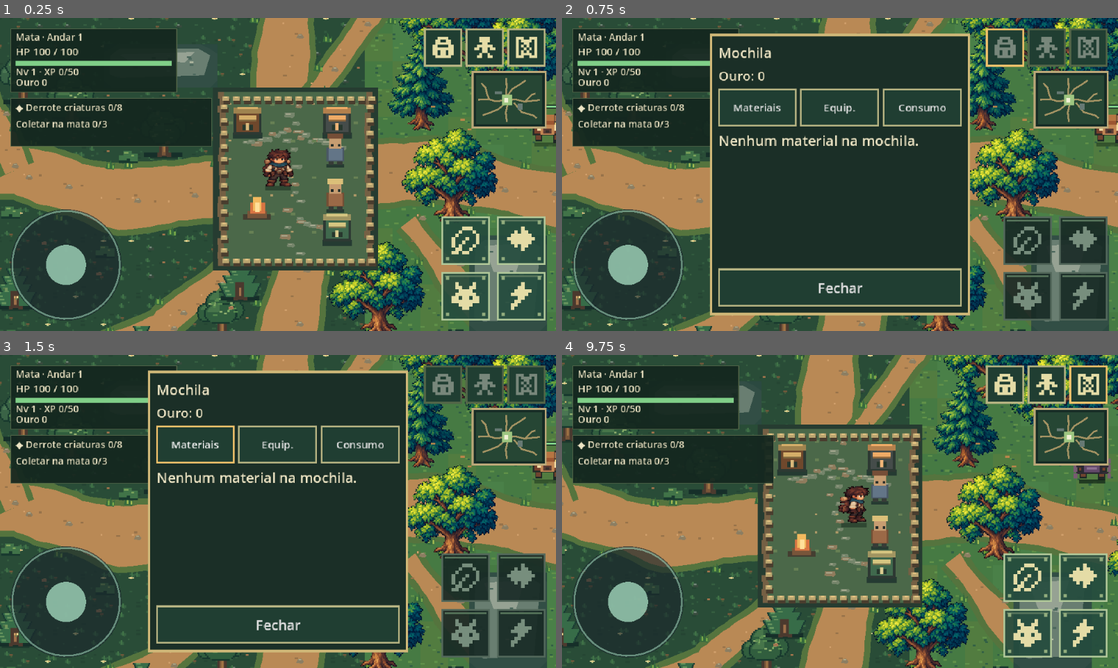
Above: before the commit, frames 1-4 (two rows, left to right).
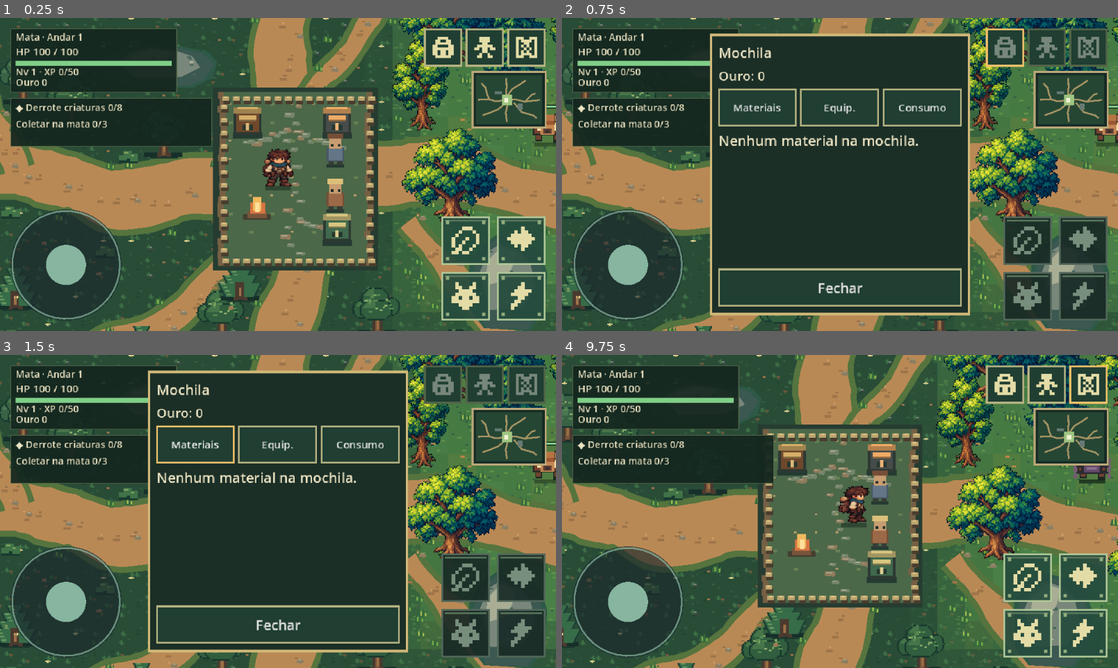
Above: after the commit, the same moments.

Repository: thiagohugo12-dotcom/arveon
Game: Godot game, scene res://scenes/main.tscn
Two runs of this game, one before a commit and one after it. Both use one fixed random seed, a clock stepped at 60 frames per second and the inputs below.
Inputs (mouse positions are in pixels of both pictures, inside the frame that each line leads up to):
- Up to frame 1 (0.25 s): no input
- Up to frame 2 (0.75 s): click (1006, 46) at 0.52 s
- Up to frame 3 (1.5 s): click "Materiais" at 1.25 s
- Up to frame 4 (9.75 s): click "Equip." at 2 s; click "Consumo" at 2.75 s; click "Fechar" at 3.5 s; click (1045, 383) at 4.27 s; click "Personagem" at 5 s; click "Habilidades" at 5.75 s; click "Fechar · C / Esc" at 6.5 s; click (1090, 383) at 7.27 s; tap Enter at 8 s; drag from (628, 602) to (895, 442) at 8.02 s; drag from (1029, 577) to (812, 574) at 8.77 s; tap Space at 9.5 s; move the mouse to (1084, 577) at 9.52 s; hold D (move_right) from 9.53 s (still down); hold E (interact) from 9.53 s (still down); click (1084, 577) at 9.67 s

The runs differ from the first frame. In frame 1, 12% of the frame differs, in the area x 0-100%, y 0-100%; in frame 2, 5.3%; in frame 3, 5.3%; in frame 4, 12%.

Commit message:
Refine forest sample with varied canopy, undergrowth and natural stone

Diff:
--- a/scripts/presentation/floor_view.gd
+++ b/scripts/presentation/floor_view.gd
@@ -6,6 +6,7 @@
 const OAK := preload("res://assets/art/forest_oak_v034.png")
 const SPRUCE := preload("res://assets/art/forest_spruce_v034.png")
 const BERRY := preload("res://assets/art/forest_shrub_v034.png")
+const LINDEN := preload("res://assets/art/forest_linden_v034.png")
 const SAMPLE_REGION := Rect2(650, 180, 500, 460)
 const FOREST := Color("#294c37")
 const FOREST_LIGHT := Color("#244431")
@@ -43,20 +44,30 @@
 	var n := x * 74509 + y * 53197 + 19033
 	return absi((n ^ (n >> 11)) * 31337) % 9973
 
+func _forest_weight(at: Vector2) -> float:
+	if not SAMPLE_REGION.has_point(at):
+		return 0.0
+	var margin: float = minf(minf(at.x - SAMPLE_REGION.position.x, SAMPLE_REGION.end.x - at.x),
+		minf(at.y - SAMPLE_REGION.position.y, SAMPLE_REGION.end.y - at.y))
+	return clampf(margin / 76.0, 0.0, 1.0)
+
 func _draw_ground() -> void:
 	for y in range(0, 900, 32):
 		for x in range(0, 1200, 32):
-			if SAMPLE_REGION.has_point(Vector2(x + 16, y + 16)):
+			var tile := _hash(x / 32, y / 32) % 4
+			draw_texture_rect_region(ATLAS, Rect2(x, y, 32, 32), Rect2(tile * 32, 0, 32, 32))
+			var blend := _forest_weight(Vector2(x + 16, y + 16))
+			if blend > 0.0:
 				var patch := _hash(x / 32, y / 32) % 7
-				draw_rect(Rect2(x, y, 32, 32), Color("#467a43") if patch < 4 else Color("#4a8048") if patch < 6 else Color("#527c40"))
+				var tint := Color("#467a43") if patch < 4 else Color("#4a8048") if patch < 6 else Color("#527c40")
+				tint.a = blend
+				draw_rect(Rect2(x, y, 32, 32), tint)
 				for n in range(7):
 					var px := x + _hash(x + n * 23, y) % 30
 					var py := y + _hash(x, y + n * 19) % 30
 					var tone := Color("#609149") if n % 3 else Color("#315f45")
+					tone.a = blend
 					draw_rect(Rect2(px, py, 3 + n % 3, 2), tone)
-			else:
-				var tile := _hash(x / 32, y / 32) % 4
-				draw_texture_rect_region(ATLAS, Rect2(x, y, 32, 32), Rect2(tile * 32, 0, 32, 32))
 
 func _draw_paths() -> void:
 	# One continuous outline per trail prevents spikes at changes in direction.
@@ -68,7 +79,9 @@
 			var finish: Vector2 = trail[j + 1]
 			var steps := ceili(start.distance_to(finish) / 8.0)
 			for n in range(0 if j == 0 else 1, steps + 1):
-				centers.append(start.lerp(finish, float(n) / steps))
+				var t := float(n) / steps
+				var bend := sin(t * PI) * (5.0 * sin(t * 5.0 + i * 2.3) + 3.0 * sin(t * 9.0 + j * 1.8))
+				centers.append(start.lerp(finish, t) + (finish - start).normalized().orthogonal() * bend)
 		for border in [7.0, 0.0]:
 			var left := PackedVector2Array()
 			var right := PackedVector2Array()
@@ -95,6 +108,8 @@
 				draw_rect(Rect2(at, Vector2(2 + n % 3, 2)), TRAIL_HIGHLIGHT if n % 3 == 0 else Color("#97734a"))
 				if n % 4 == 0:
 					_draw_pebble(at + Vector2(6, 4), n)
+				else:
+					draw_rect(Rect2(at + Vector2(-4, 4), Vector2(5 + n % 4, 3)), Color("#9e7449"))
 				if n % 3 == 0:
 					var direction: Vector2 = (trail[j + 1] - trail[j]).normalized().orthogonal()
 					var side := -1 if n % 2 else 1
@@ -123,6 +138,17 @@
 
 func _draw_decoration() -> void:
 	var rng := RandomNumberGenerator.new()
+	rng.seed = 12051
+	# A separate low-cost understorey pass breaks up the empty grass between trees.
+	for i in range(260):
+		var at := SAMPLE_REGION.position + Vector2(rng.randf_range(0, SAMPLE_REGION.size.x), rng.randf_range(0, SAMPLE_REGION.size.y))
+		if _forest_weight(at) > 0.3 and _free_for_decoration(at):
+			if i % 9 == 0:
+				_draw_flower(at, i)
+			elif i % 11 == 0:
+				_draw_pebble(at, i)
+			else:
+				_draw_grass(at, i)
 	rng.seed = 12051
 	var trees: Array[Vector2] = []
 	for i in range(290):
@@ -149,16 +175,18 @@
 			_draw_ground_details(at, i)
 
 func _draw_tree(at: Vector2, variant: int) -> void:
-	# The crown, bark, shadow and leaves are a real 64x64 sprite in the atlas.
-	if SAMPLE_REGION.has_point(at):
-		var sprite: Texture2D = SPRUCE if variant == 1 else OAK
+	# Species alternate independently of skipped decoration slots.
+	var blend := _forest_weight(at)
+	if blend > float(_hash(roundi(at.x), roundi(at.y)) % 100) / 100.0:
+		var species := _hash(roundi(at.y), roundi(at.x)) % 5
+		var sprite: Texture2D = SPRUCE if species == 0 else LINDEN if species == 1 or species == 4 else OAK
 		var size := sprite.get_size()
 		draw_texture(sprite, at - Vector2(size.x * 0.5, size.y - 8))
 	else:
 		draw_texture_rect_region(ATLAS, Rect2(at + Vector2(-32, -52), Vector2(64, 64)), Rect2(variant * 64, 64, 64, 64))
 
 func _draw_shrub(at: Vector2) -> void:
-	if SAMPLE_REGION.has_point(at):
+	if _forest_weight(at) > float(_hash(roundi(at.x), roundi(at.y)) % 100) / 100.0:
 		draw_texture(BERRY, at - Vector2(20, 27))
 		return
 	draw_rect(Rect2(at + Vector2(-10, 3), Vector2(22, 5)), Color("#18392e"))
@@ -305,27 +333,37 @@
 	draw_rect(Rect2(at + Vector2(-2, -10), Vector2(5, 11)), Color("#ffe09a"))
 
 func _draw_stone(area: Rect2) -> void:
-	# Ground shadow covers the blocking footprint; the uneven facets read as rock.
-	draw_rect(area, Color("#2b4940"))
+	# An irregular silhouette fills the existing collision footprint without a box edge.
 	var p := area.position
 	var w := area.size.x
 	var h := area.size.y
+	draw_colored_polygon(PackedVector2Array([
+		p + Vector2(0, h * 0.32), p + Vector2(w * 0.14, h * 0.12),
+		p + Vector2(w * 0.34, 0), p + Vector2(w * 0.69, h * 0.06),
+		p + Vector2(w * 0.92, h * 0.18), p + Vector2(w, h * 0.40),
+		p + Vector2(w * 0.96, h * 0.78), p + Vector2(w * 0.79, h),
+		p + Vector2(w * 0.19, h * 0.97), p + Vector2(w * 0.02, h * 0.79)
+	]), Color("#2e5948"))
 	var outline := PackedVector2Array([
-		p + Vector2(0, 9), p + Vector2(7, 5), p + Vector2(15, 0),
-		p + Vector2(w - 20, 0), p + Vector2(w - 9, 5), p + Vector2(w, 11),
-		p + Vector2(w, h - 8), p + Vector2(w - 8, h), p + Vector2(8, h), p + Vector2(0, h - 7)
+		p + Vector2(3, h * 0.41), p + Vector2(w * 0.16, h * 0.16),
+		p + Vector2(w * 0.36, 3), p + Vector2(w * 0.65, h * 0.09),
+		p + Vector2(w * 0.87, h * 0.21), p + Vector2(w - 3, h * 0.46),
+		p + Vector2(w * 0.88, h * 0.83), p + Vector2(w * 0.75, h - 2),
+		p + Vector2(w * 0.23, h - 3), p + Vector2(w * 0.07, h * 0.76)
 	])
-	draw_colored_polygon(outline, Color("#324e45"))
+	draw_colored_polygon(outline, Color("#3b5851"))
 	var top := PackedVector2Array([
-		p + Vector2(7, 13), p + Vector2(18, 5), p + Vector2(w - 22, 5),
-		p + Vector2(w - 8, 13), p + Vector2(w - 15, h - 14),
-		p + Vector2(17, h - 11), p + Vector2(6, h - 15)
+		p + Vector2(w * 0.13, h * 0.40), p + Vector2(w * 0.24, h * 0.17),
+		p + Vector2(w * 0.40, h * 0.09), p + Vector2(w * 0.64, h * 0.16),
+		p + Vector2(w * 0.78, h * 0.28), p + Vector2(w * 0.85, h * 0.54),
+		p + Vector2(w * 0.68, h * 0.76), p + Vector2(w * 0.27, h * 0.78)
 	])
-	draw_colored_polygon(top, Color("#697e71"))
+	draw_colored_polygon(top, Color("#79877b"))
 	draw_colored_polygon(PackedVector2Array([
-		p + Vector2(17, 12), p + Vector2(w - 26, 9),
-		p + Vector2(w - 37, h * 0.42), p + Vector2(28, h * 0.38)
-	]), Color("#96a293"))
+		p + Vector2(w * 0.24, h * 0.26), p + Vector2(w * 0.41, h * 0.12),
+		p + Vector2(w * 0.62, h * 0.18), p + Vector2(w * 0.49, h * 0.46),
+		p + Vector2(w * 0.20, h * 0.53)
+	]), Color("#a8ad93"))
 	for i in range(13):
 		var at := p + Vector2(10 + _hash(i, 52) % maxi(1, int(w) - 20), 9 + _hash(i, 53) % maxi(1, int(h) - 18))
 		draw_rect(Rect2(at, Vector2(3 + i % 3, 2)), Color("#b1b9a1") if i % 4 == 0 else Color("#4c685d"))
Binary file added: assets/art/forest_linden_v034.png
Not shown, changed: docs/art/FOREST_V034.md
